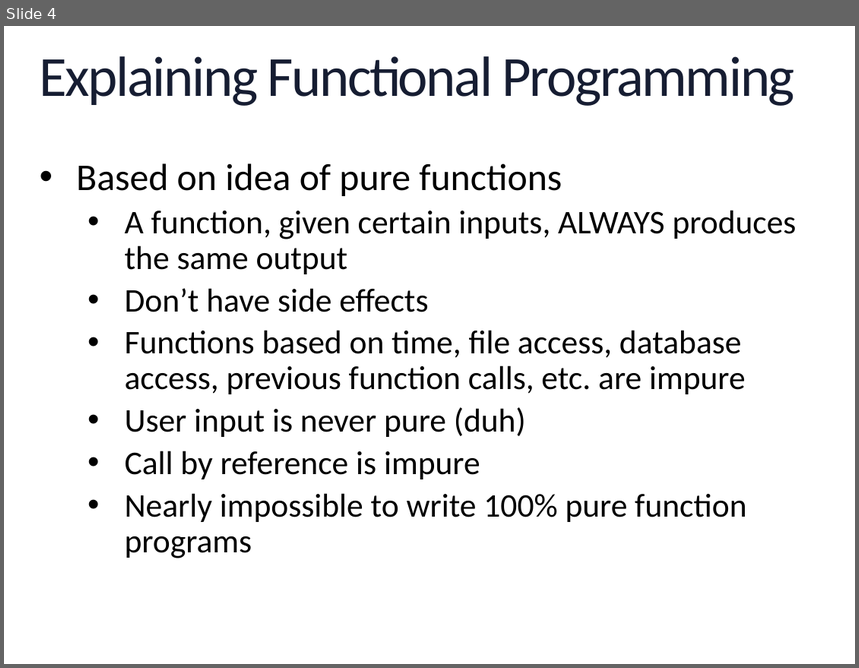
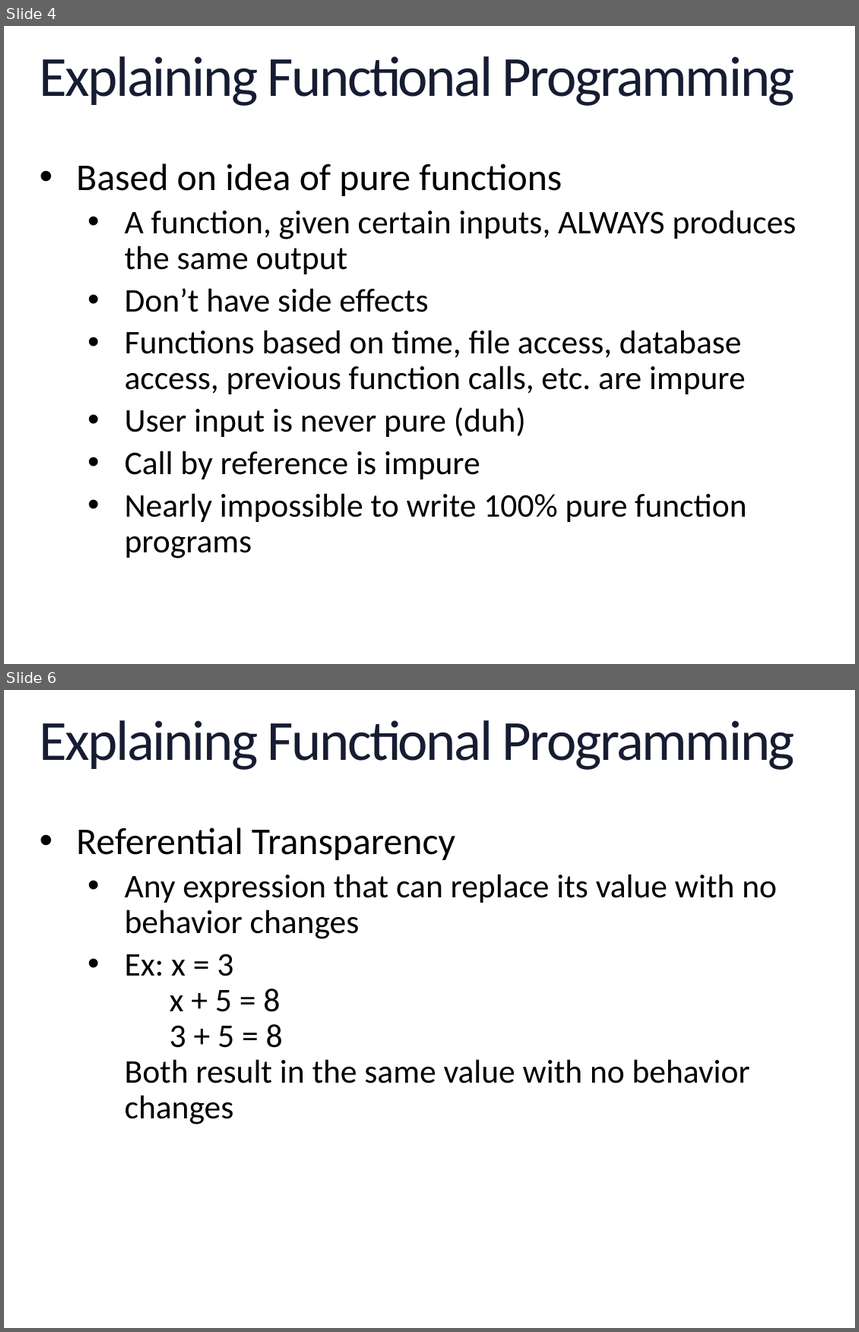
Before and after one commit to geekygirlsarah/talk-a_primer_on_functional_programming, a slide deck: A Primer on Functional Programming.pptx. Shown one above the other, each under a label of ours: slide 4 before the commit, slides 4 and 6 after it; the slides between them are not shown. The pictures are 859x668 and 859x1332 pixels, drawn with LibreOffice and Linux fonts; fonts in the diff are those of the drawing; background and template pictures are left out. Boxes give left, top, right and bottom in pixels: in the first picture for what was removed or moved away, otherwise in the second. Text is boxed around its words. In the diff, an @@ line names an element or a change of style, - is before the commit and + after.

```diff
--- a/A Primer on Functional Programming.pptx
+++ b/A Primer on Functional Programming.pptx
@@ slide 6 added at [4, 690, 855, 1328], background picture (left out); not listed: 1 template element that a slide beside it also shows @@
@@ title added at [40, 720, 795, 770], 48 pt, text gradient #2E59B0 to #161D32 to #000000 @@
+Explaining Functional Programming
@@ text added at [76, 828, 777, 1125], 28 pt, text #000000 @@
+• Referential Transparency
+  • Any expression that can replace its value with no behavior changes
+  • Ex: x = 3
+    x + 5 = 8
+    3 + 5 = 8
+    Both result in the same value with no behavior changes
```
Also in this commit, not shown: 1 slide changed, 22 other slides added.
